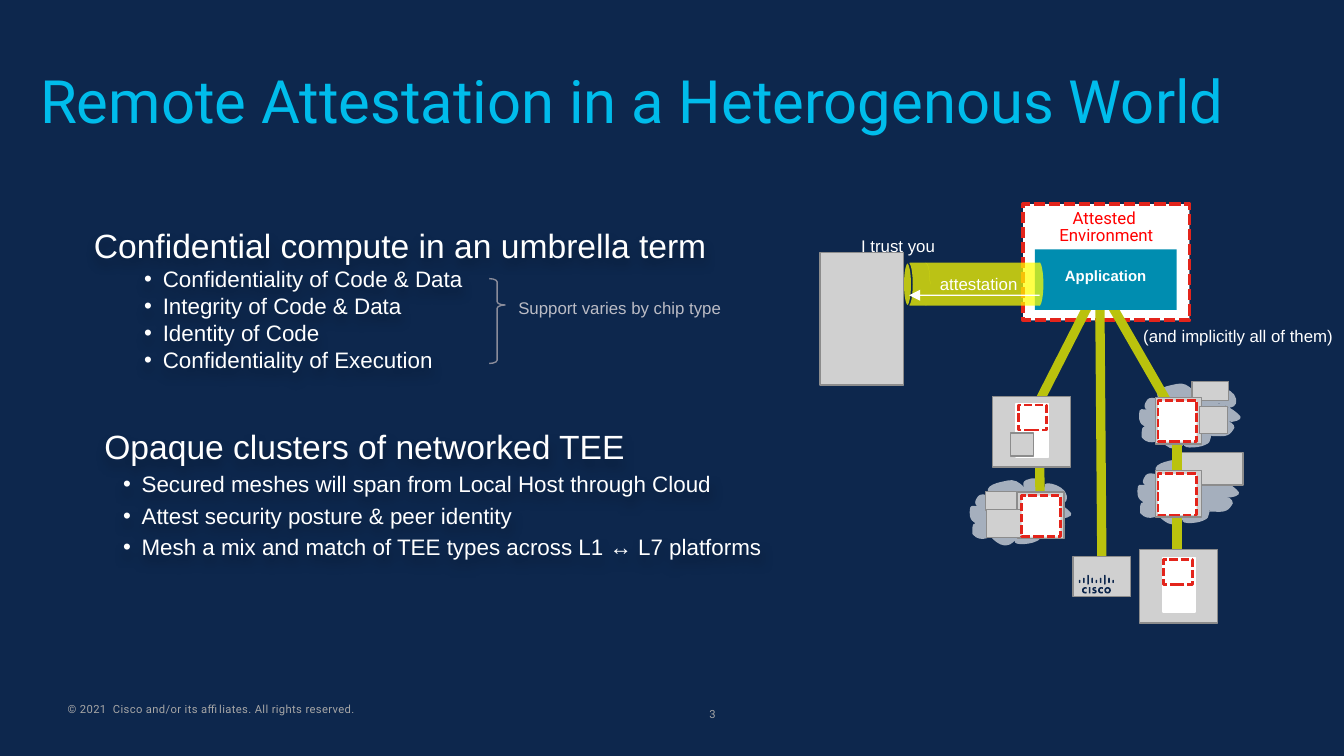
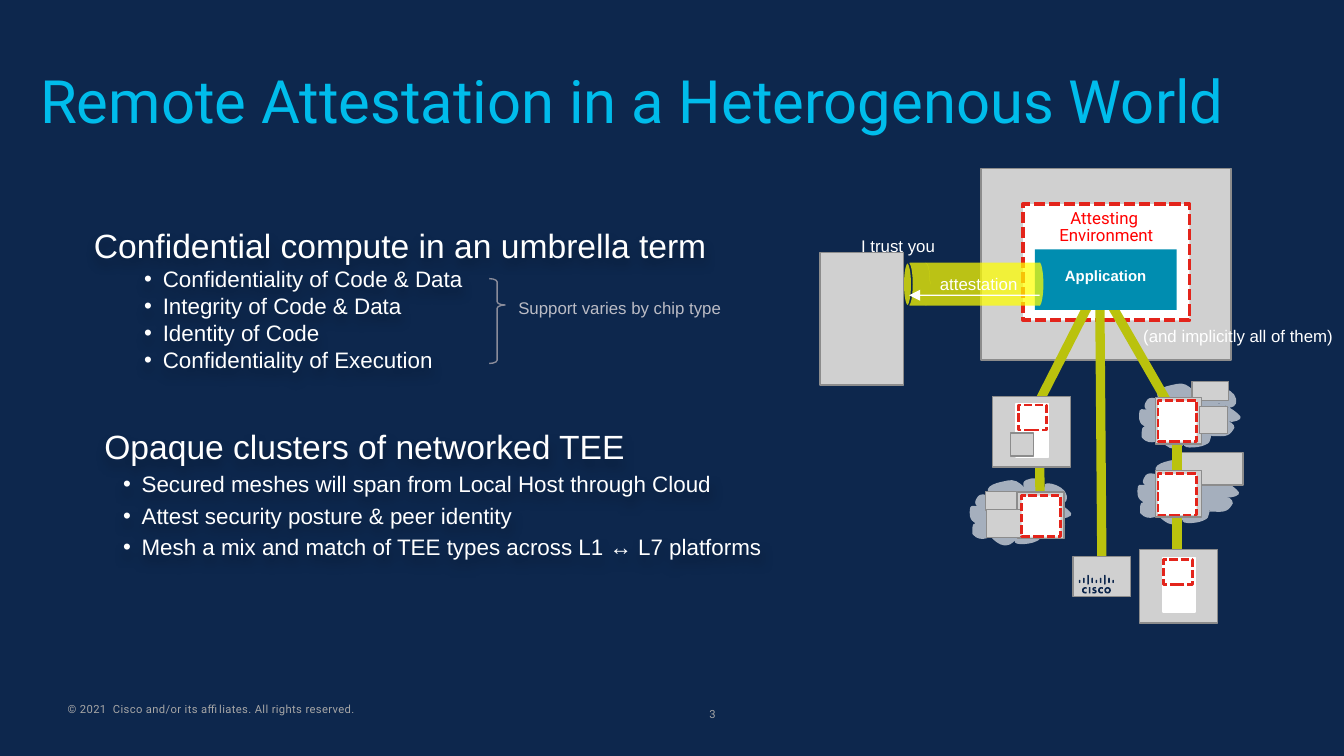
Before and after one commit to ietf-rats/draft-voit-rats-attestation-results, a slide deck: slide 3 of Presentations/CCC-Attestation-SIG-v8June2021.pptx. Drawn at 1344x756 pixels with LibreOffice and Linux fonts; fonts in the diff are those of the drawing; grey boxes stand for pictures; background and template pictures are left out. Boxes give left, top, right and bottom in pixels: in the first picture for what was removed or moved away, otherwise in the second. Text is boxed around its words. In the diff, an @@ line names an element or a change of style, - is before the commit and + after.

```diff
--- a/Presentations/CCC-Attestation-SIG-v8June2021.pptx
+++ b/Presentations/CCC-Attestation-SIG-v8June2021.pptx
@@ picture added at (982, 169, 1232, 361) @@
@@ text in rectangle at (1070, 212, 1138, 228): text changed @@
-Attested
+Attesting
```
Also in this commit, not shown: 5 other slides changed.
